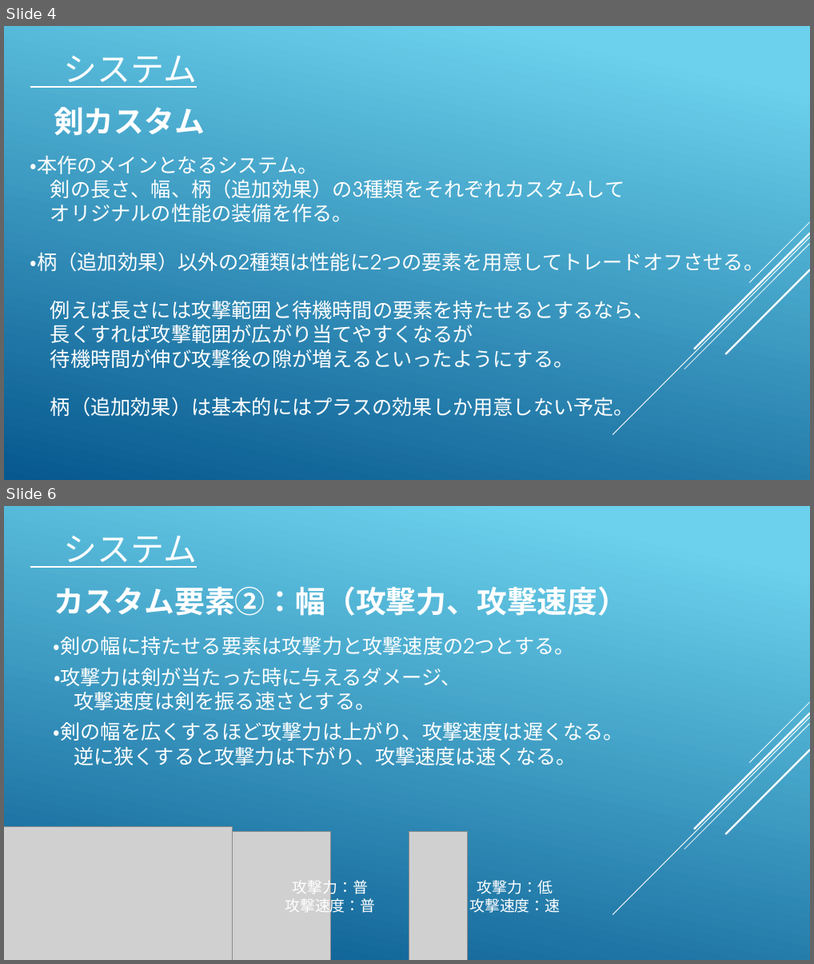
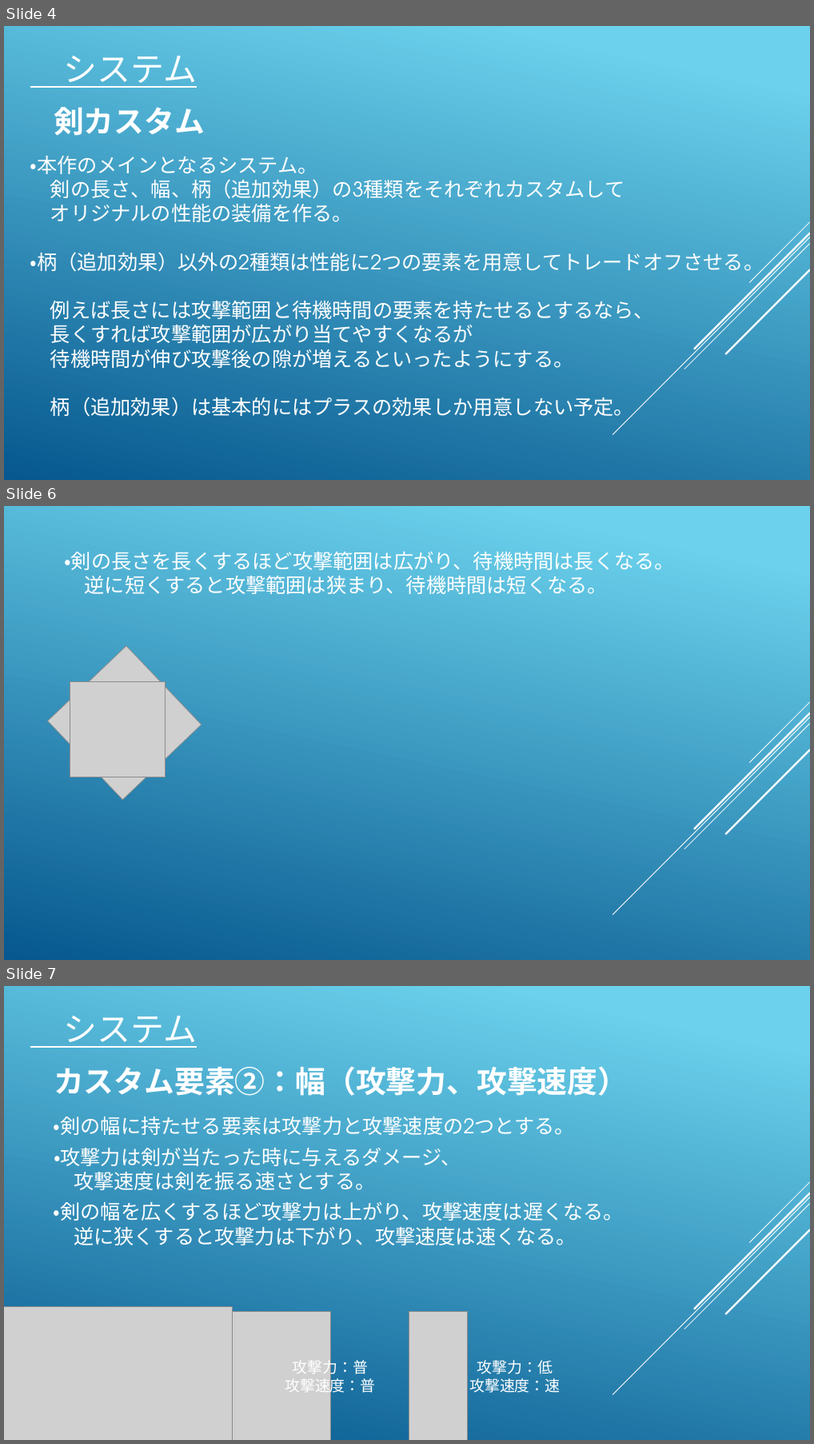
Before and after one commit to koike0723/Aso2020Winter, a slide deck: 企画書.pptx. Shown one above the other, each under a label of ours: slides 4 and 6 before the commit, slides 4, 6 and 7 after it; the slides between them are not shown. The pictures are 814x964 and 814x1444 pixels, drawn with LibreOffice and Linux fonts; fonts in the diff are those of the drawing; grey boxes stand for pictures. Boxes give left, top, right and bottom in pixels: in the first picture for what was removed or moved away, otherwise in the second. Text is boxed around its words. In the diff, an @@ line names an element or a change of style, - is before the commit and + after.

```diff
--- a/企画書.pptx
+++ b/企画書.pptx
@@ slide 6 added at [4,506,810,960], background gradient #6ED2EB to #06588E; not listed: 5 template elements that a slide beside it also shows @@
@@ text added at [64,552,675,594], 24 pt, text #FFFFFF @@
+・剣の長さを長くするほど攻撃範囲は広がり、待機時間は長くなる。
+逆に短くすると攻撃範囲は狭まり、待機時間は短くなる。
@@ picture added at [47,645,202,800] @@
@@ picture added at [70,681,166,777] @@
@@ what was slide 6 is now slide 7 @@
```
Also in this commit, not shown: 2 slides changed, 1 slide removed, 13 other files.
